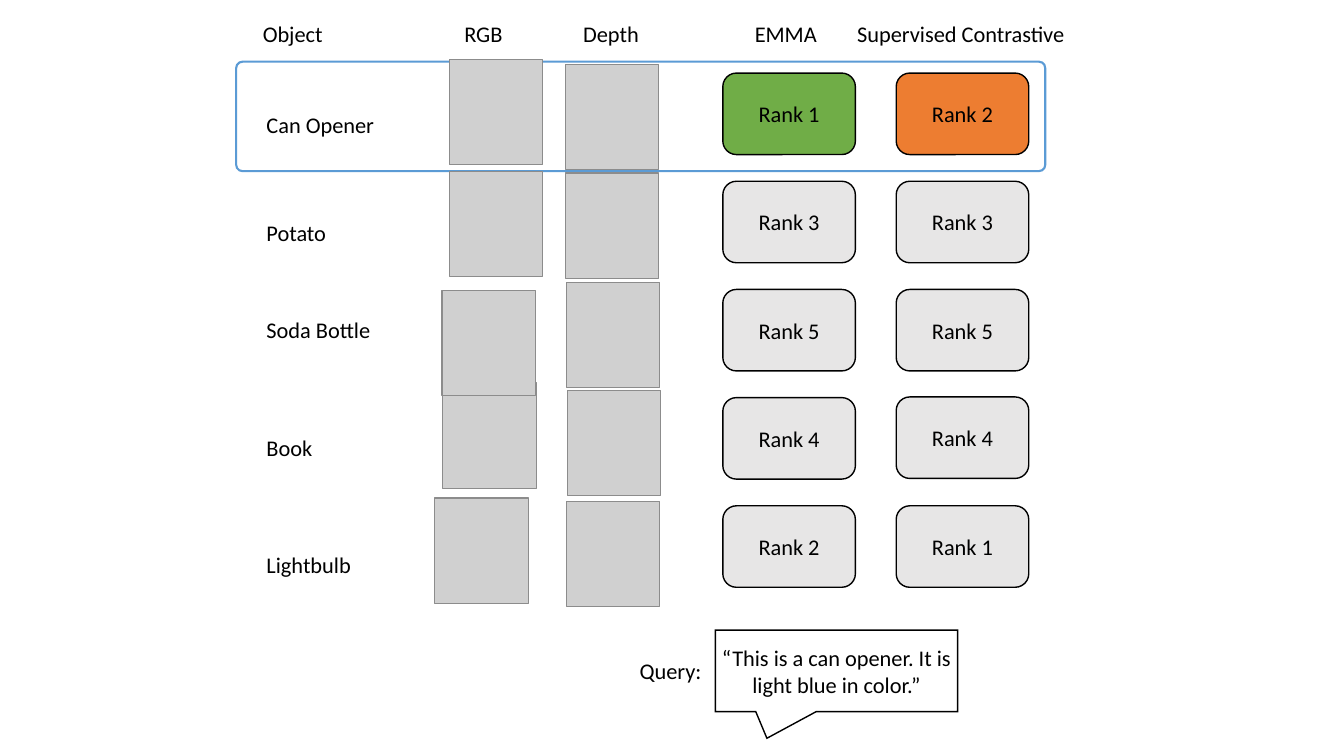
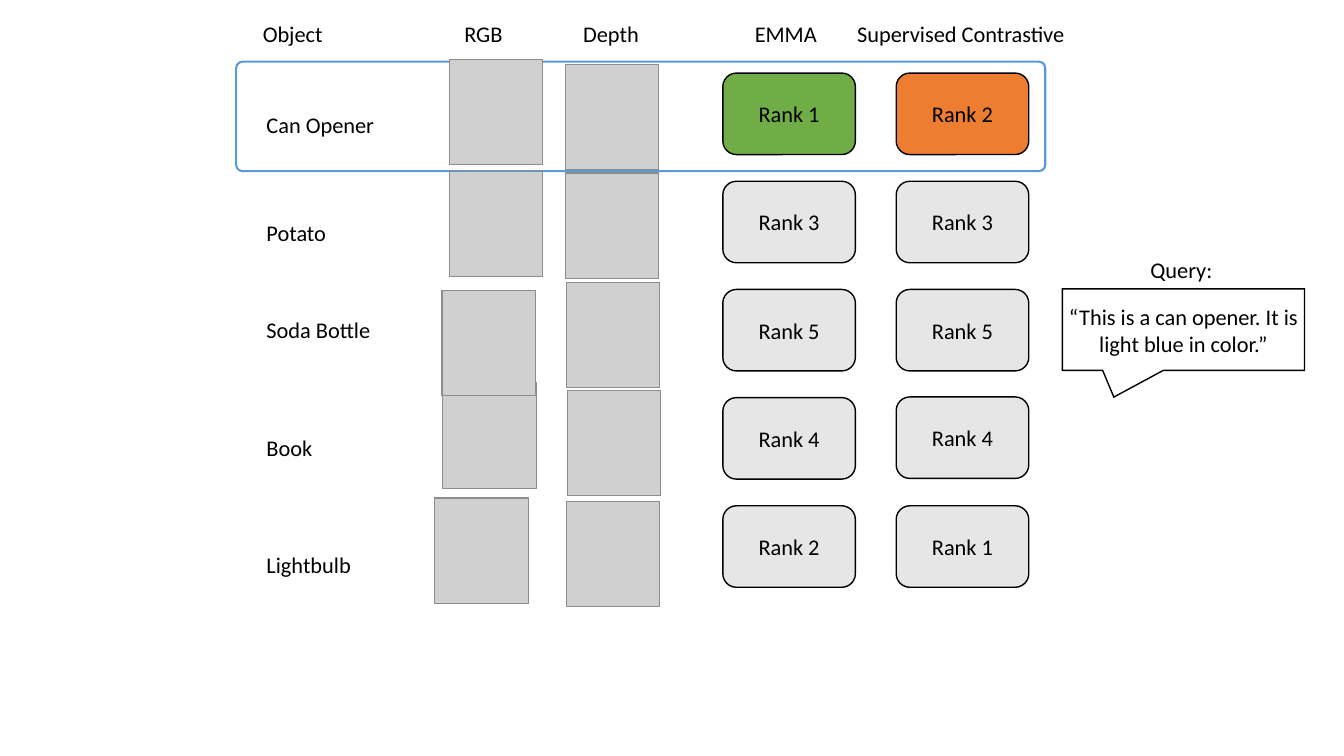
Before and after one commit to kasraprime/EMMA, a slide deck: slide 13 of Paper/Figures/MMA-paper.pptx. Drawn at 1344x756 pixels with LibreOffice and Linux fonts; fonts in the diff are those of the drawing; grey boxes stand for pictures. Boxes give left, top, right and bottom in pixels: in the first picture for what was removed or moved away, otherwise in the second. Text is boxed around its words. In the diff, an @@ line names an element or a change of style, - is before the commit and + after.

```diff
--- a/Paper/Figures/MMA-paper.pptx
+++ b/Paper/Figures/MMA-paper.pptx
@@ text "Query:": place and size @@
-text "Query:" at (640,664,702,683)
+text "Query:" at (1150,263,1212,282)
@@ speech box "“This is a can opener. ...": place and size @@
-speech box "“This is a can opener. ..." at (716,630,958,712)
+speech box "“This is a can opener. ..." at (1063,289,1305,371)
```
Also in this commit, not shown: 1 other slide changed, 1 slide added, 38 other files.
